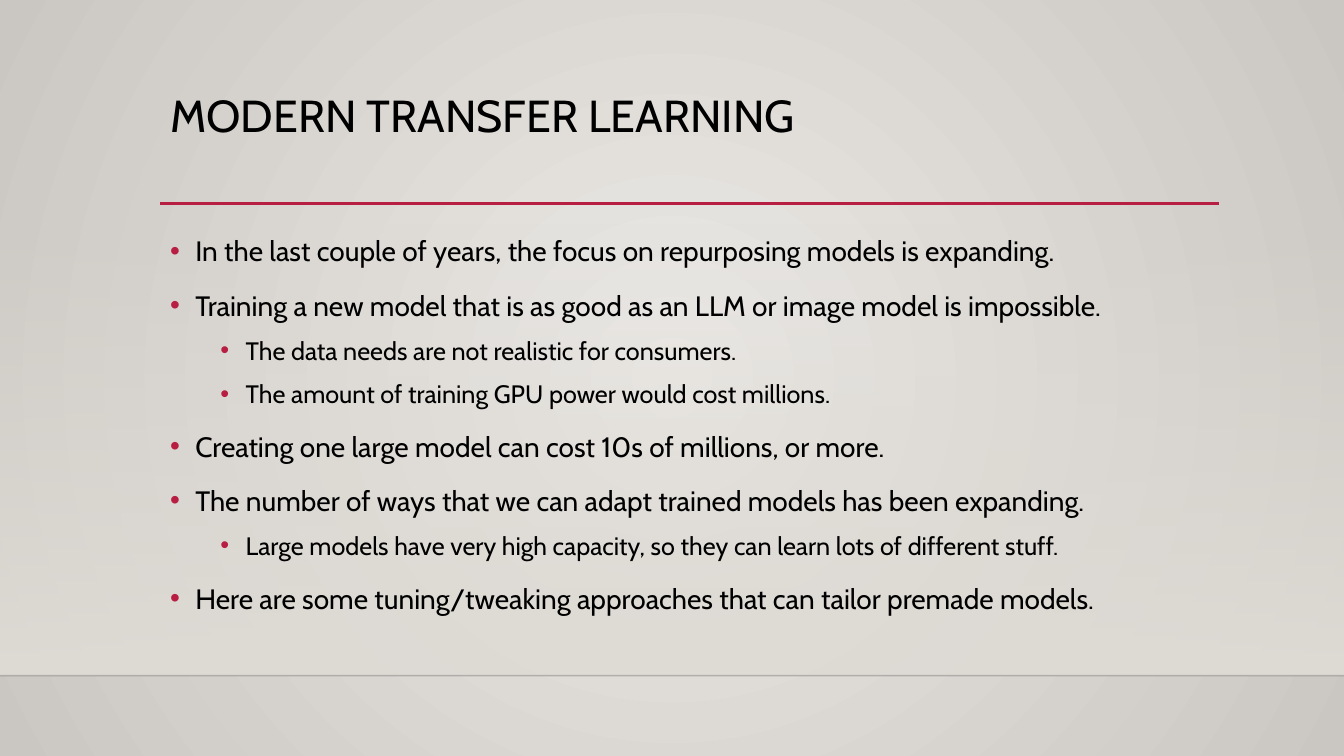
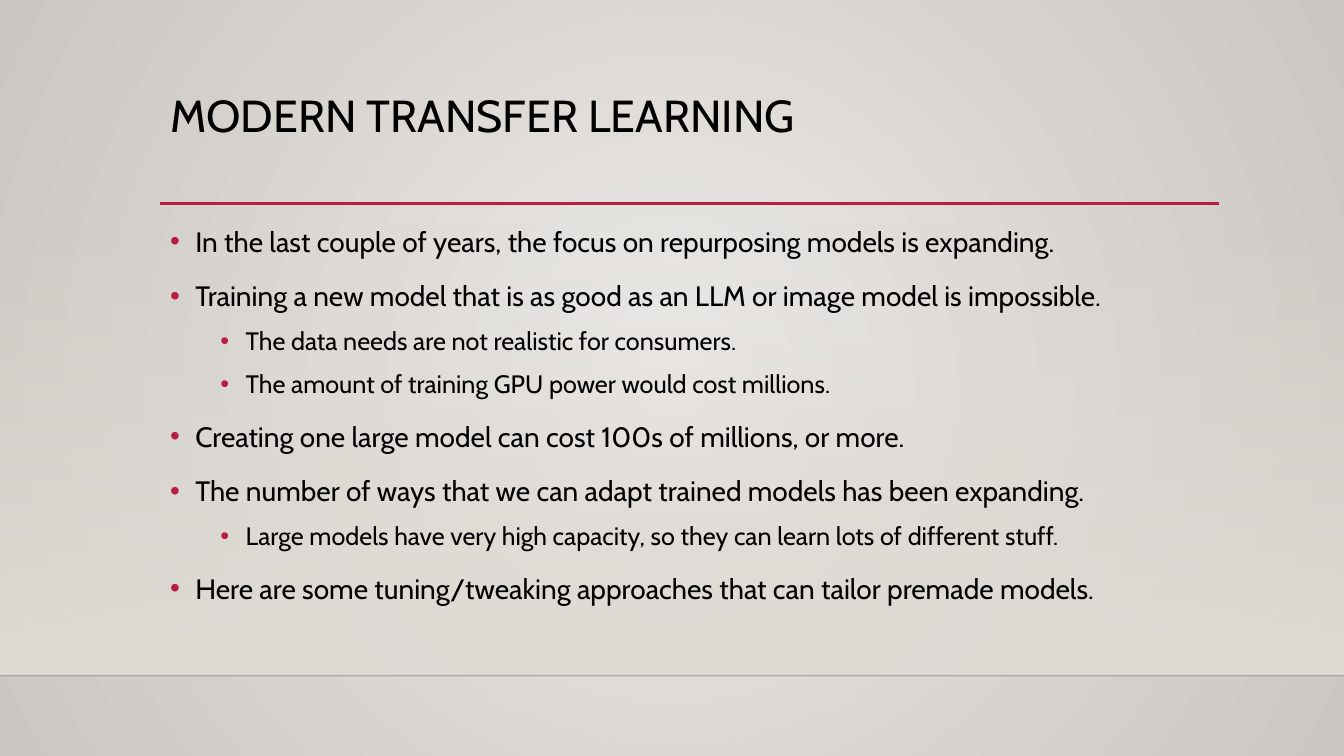
Before and after one commit to AkeemSemperDataScience/Intro_to_Machine_Learning_Students, a slide deck: slide 30 of reference_content/Slides/pytorch_transfer_learn.pptx. Drawn at 1344x756 pixels with LibreOffice and Linux fonts; fonts in the diff are those of the drawing; background and template pictures are left out. Boxes give left, top, right and bottom in pixels: in the first picture for what was removed or moved away, otherwise in the second. Text is boxed around its words. In the diff, an @@ line names an element or a change of style, - is before the commit and + after.

```diff
--- a/reference_content/Slides/pytorch_transfer_learn.pptx
+++ b/reference_content/Slides/pytorch_transfer_learn.pptx
@@ text "In the last couple of ...": place and size @@
-text "In the last couple of ..." at (195,240,1101,615)
+text "In the last couple of ..." at (195,231,1101,605)
@@ text at (195,426,905,453): text changed @@
-• Creating one large model can cost 10s of millions, or more.
+• Creating one large model can cost 100s of millions, or more.
```
Also in this commit, not shown: 9 other slides changed, 6 other files.
